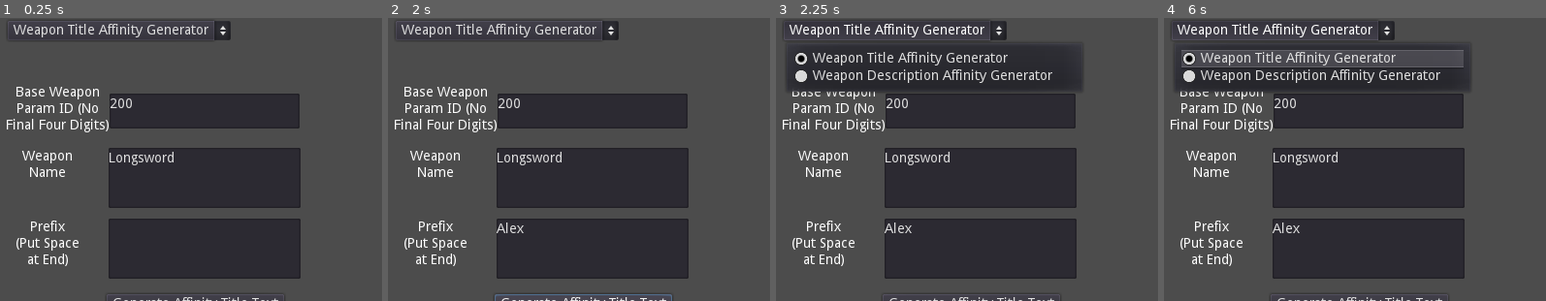
Above: before the commit, frames 1-4 (left to right).
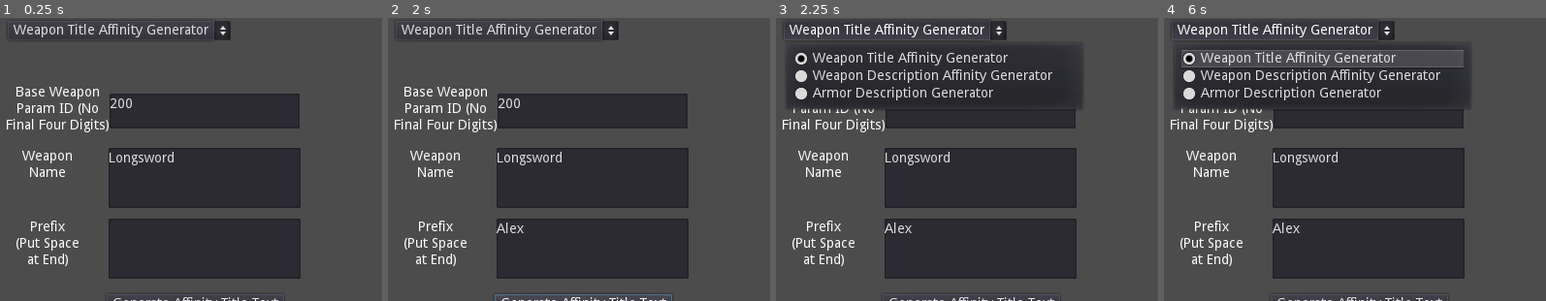
Above: after the commit, the same moments.

Repository: CornflakeWoof/Elden-Ring-Affinity-Text-Helper
Game: Godot game, scene res://Scenes/BaseScene.tscn
The game is run twice, just before and just after one commit, with the same random seed, the same clock (stepped at 60 frames per second) and the same inputs.
Inputs (mouse positions are % of the whole screen's width and height, from its top left):
- Up to frame 1 (0.25 s): no input
- Up to frame 2 (2 s): click (27, 42) at 0.52 s; type "Alex" at 0.6 s; click "Generate Affinity Title Text" at 1.25 s
- Up to frame 3 (2.25 s): click "Weapon Title Affinity Generat…" at 2 s
- Up to frame 4 (6 s): click "Weapon Title Affinity Generat…" at 2.75 s; click "Generate Affinity Title Text" at 3.5 s; click "Weapon Title Affinity Generat…" at 4.25 s; click "Generate Affinity Title Text" at 5 s; tap Enter at 5.75 s
The pictures show only the part of the screen within x 0-50%, y 1-51%; the shares and areas given below are measured in that part.

Frames 1-2 are identical in both runs. In frame 3, 2.3% of the frame differs, in the area x 3-80%, y 24-33%; in frame 4, 2.3%.

Commit message:
Add files via upload

Diff:
--- /dev/null
+++ b/Scenes/ArmorTextGen.tscn
@@ -0,0 +1,142 @@
+[gd_scene load_steps=3 format=2]
+
+[ext_resource path="res://Scripts/ArmorAffDescGen.gd" type="Script" id=1]
+[ext_resource path="res://Scenes/CopiedText.tscn" type="PackedScene" id=2]
+
+[node name="ArmorAffDescGen" type="Node2D"]
+script = ExtResource( 1 )
+
+[node name="TB_ArmorParamIDLabel" type="Label" parent="."]
+margin_left = 7.0
+margin_top = 75.0
+margin_right = 102.0
+margin_bottom = 123.0
+rect_pivot_offset = Vector2( 106, 47 )
+text = "Base Armor
+Param ID (No
+Final Four Digits)"
+align = 1
+
+[node name="TB_ArmorParamID" type="TextEdit" parent="TB_ArmorParamIDLabel"]
+margin_left = 107.0
+margin_top = 8.0
+margin_right = 303.0
+margin_bottom = 44.0
+rect_pivot_offset = Vector2( 13, 49 )
+text = "1000"
+
+[node name="TB_ArmorParamMainName" type="Label" parent="."]
+margin_left = 7.0
+margin_top = 138.0
+margin_right = 114.0
+margin_bottom = 186.0
+rect_pivot_offset = Vector2( 106, 47 )
+text = "Armor Name"
+align = 1
+
+[node name="TB_ArmorName" type="TextEdit" parent="TB_ArmorParamMainName"]
+margin_left = 107.0
+margin_top = 8.0
+margin_right = 303.0
+margin_bottom = 44.0
+rect_pivot_offset = Vector2( 13, 49 )
+text = "Iron"
+
+[node name="TB_ArmorParamNamesLabel" type="Label" parent="."]
+margin_left = 7.0
+margin_top = 189.0
+margin_right = 89.0
+margin_bottom = 237.0
+rect_pivot_offset = Vector2( 106, 47 )
+text = "Part
+Names"
+align = 1
+
+[node name="TB_ArmorHead" type="TextEdit" parent="TB_ArmorParamNamesLabel"]
+margin_left = 89.0
+margin_top = 8.0
+margin_right = 145.0
+margin_bottom = 44.0
+rect_pivot_offset = Vector2( 13, 49 )
+text = "Helm"
+wrap_enabled = true
+
+[node name="TB_ArmorChest" type="TextEdit" parent="TB_ArmorParamNamesLabel"]
+margin_left = 151.0
+margin_top = 8.0
+margin_right = 211.0
+margin_bottom = 44.0
+rect_pivot_offset = Vector2( 13, 49 )
+text = "Armor"
+wrap_enabled = true
+
+[node name="TB_ArmorLegs" type="TextEdit" parent="TB_ArmorParamNamesLabel"]
+margin_left = 298.0
+margin_top = 8.0
+margin_right = 372.0
+margin_bottom = 44.0
+rect_pivot_offset = Vector2( 13, 49 )
+text = "Greaves"
+wrap_enabled = true
+
+[node name="TB_ArmorHands" type="TextEdit" parent="TB_ArmorParamNamesLabel"]
+margin_left = 219.0
+margin_top = 8.0
+margin_right = 291.0
+margin_bottom = 44.0
+rect_pivot_offset = Vector2( 13, 49 )
+text = "Gauntlets"
+wrap_enabled = true
+
+[node name="TB_DescriptionLabel" type="Label" parent="."]
+margin_left = 7.0
+margin_top = 254.0
+margin_right = 94.0
+margin_bottom = 353.0
+rect_pivot_offset = Vector2( 106, 47 )
+text = "Description
+Text (Starts
+with 'Helm'/
+'Greaves'/
+'Armor' /
+'Gauntlets'"
+align = 1
+
+[node name="TB_Description" type="TextEdit" parent="TB_DescriptionLabel"]
+margin_left = 89.0
+margin_top = -2.0
+margin_right = 384.0
+margin_bottom = 264.0
+rect_pivot_offset = Vector2( 13, 49 )
+text = "of a Soldier.
+
+Provides solid protection."
+wrap_enabled = true
+
+[node name="TextOutput" type="TextEdit" parent="."]
+margin_left = 401.0
+margin_top = 32.0
+margin_right = 783.0
+margin_bottom = 579.0
+text = "Output Text"
+
+[node name="GenerateAffinityTitleButton" type="Button" parent="."]
+margin_left = 111.0
+margin_top = 526.0
+margin_right = 340.0
+margin_bottom = 546.0
+text = "Generate Armor Description"
+
+[node name="GenerateAffinityTitleButton2" type="Button" parent="."]
+margin_left = 111.0
+margin_top = 555.0
+margin_right = 340.0
+margin_bottom = 575.0
+text = "Generate Armor Title"
+
+[node name="CopiedText" parent="." instance=ExtResource( 2 )]
+visible = false
+position = Vector2( 189, 569 )
+
+[connection signal="pressed" from="GenerateAffinityTitleButton" to="." method="_on_GenerateAffinityTitleButton_pressed"]
+[connection signal="pressed" from="GenerateAffinityTitleButton2" to="." method="_on_GenerateAffinityTitleButton2_pressed"]
--- a/Scenes/BaseScene.gd
+++ b/Scenes/BaseScene.gd
@@ -14,6 +14,7 @@
 
 	$GeneratorMode.add_item("Weapon Title Affinity Generator", 2)
 	$GeneratorMode.add_item("Weapon Description Affinity Generator", 3)
+	$GeneratorMode.add_item("Armor Description Generator", 4)
 
 	$WeapAffTextGen.visible = true
 	pass # Replace with function body.
@@ -33,6 +34,8 @@
 	match index:
 		1:
 			$WeapAffDescGen.visible = true
+		2:
+			$ArmorAffDescGen.visible = true
 		_:
 			$WeapAffTextGen.visible = true
 
--- a/Scenes/BaseScene.tscn
+++ b/Scenes/BaseScene.tscn
@@ -1,8 +1,9 @@
-[gd_scene load_steps=4 format=2]
+[gd_scene load_steps=5 format=2]
 
 [ext_resource path="res://Scenes/BaseScene.gd" type="Script" id=1]
 [ext_resource path="res://Scenes/WeapAffTextGen.tscn" type="PackedScene" id=2]
 [ext_resource path="res://Scenes/WeapAffDescGen.tscn" type="PackedScene" id=3]
+[ext_resource path="res://Scenes/ArmorTextGen.tscn" type="PackedScene" id=4]
 
 [node name="BaseScene" type="Node2D"]
 script = ExtResource( 1 )
@@ -20,4 +21,7 @@
 [node name="WeapAffDescGen" parent="." instance=ExtResource( 3 )]
 visible = false
 
+[node name="ArmorAffDescGen" parent="." instance=ExtResource( 4 )]
+visible = false
+
 [connection signal="item_selected" from="GeneratorMode" to="." method="_on_GeneratorMode_item_selected"]
--- /dev/null
+++ b/Scripts/ArmorAffDescGen.gd
@@ -0,0 +1,64 @@
+extends Node2D
+
+
+# Declare member variables here. Examples:
+# var a = 2
+# var b = "text"
+
+var weaponparamid : String
+var weaponname : String
+
+var armor_head : String
+var armor_chest : String
+var armor_hands : String
+var armor_legs : String
+
+var descriptiontext : String
+
+var outputtext : String
+
+
+# Called when the node enters the scene tree for the first time.
+func _ready():
+	pass # Replace with function body.
+
+func generatetext(desc):
+	weaponparamid = $TB_ArmorParamIDLabel/TB_ArmorParamID.text
+	weaponname = $TB_ArmorParamMainName/TB_ArmorName.text
+
+	armor_head = $TB_ArmorParamNamesLabel/TB_ArmorHead.text
+	armor_chest = $TB_ArmorParamNamesLabel/TB_ArmorChest.text
+	armor_hands = $TB_ArmorParamNamesLabel/TB_ArmorHands.text
+	armor_legs = $TB_ArmorParamNamesLabel/TB_ArmorLegs.text
+
+	descriptiontext = $TB_DescriptionLabel/TB_Description.text
+
+	if desc == true:
+		gen_description()
+	else:
+		gen_title()
+
+func gen_description():
+	outputtext = "<text id=\""+str(weaponparamid)+"0000"+"\">"+str(armor_head)+" "+str(descriptiontext)+"</text>"+"\n<text id=\""+str(weaponparamid)+"0100"+"\">"+str(armor_chest)+" "+str(descriptiontext)+"</text>"+"\n<text id=\""+str(weaponparamid)+"0200"+"\">"+str(armor_hands)+" "+str(descriptiontext)+"</text>"+"\n<text id=\""+str(weaponparamid)+"0300"+"\">"+str(armor_legs)+" "+str(descriptiontext)+"</text>"
+	outputtextnow()
+
+func gen_title():
+	outputtext = "<text id=\""+str(weaponparamid)+"0000"+"\">"+str(weaponname)+" "+str(armor_head)+"</text>"+"\n<text id=\""+str(weaponparamid)+"0100"+"\">"+str(weaponname)+" "+str(armor_chest)+"</text>"+"\n<text id=\""+str(weaponparamid)+"0200"+"\">"+str(weaponname)+" "+str(armor_hands)+"</text>"+"\n<text id=\""+str(weaponparamid)+"0300"+"\">"+str(weaponname)+" "+str(armor_legs)+"</text>"
+	outputtextnow()
+
+func outputtextnow():
+	$TextOutput.text = outputtext
+	OS.set_clipboard(outputtext)
+	$CopiedText.visible = true
+
+
+# Called every frame. 'delta' is the elapsed time since the previous frame.
+#func _process(delta):
+#	pass
+
+
+func _on_GenerateAffinityTitleButton_pressed():
+	generatetext(true)
+
+func _on_GenerateAffinityTitleButton2_pressed():
+	generatetext(false)
